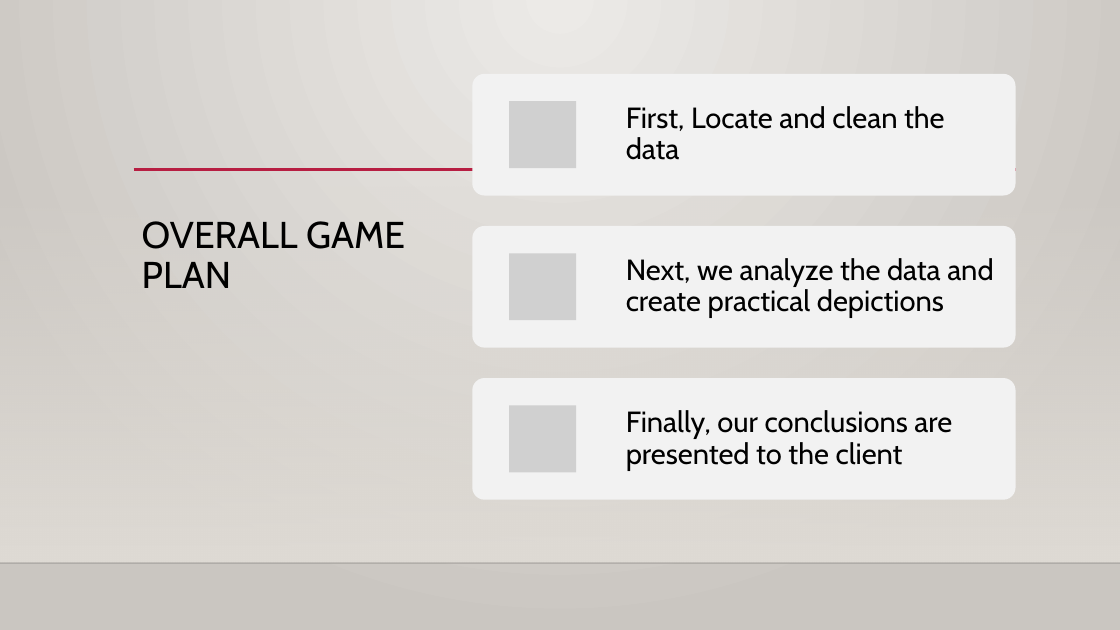
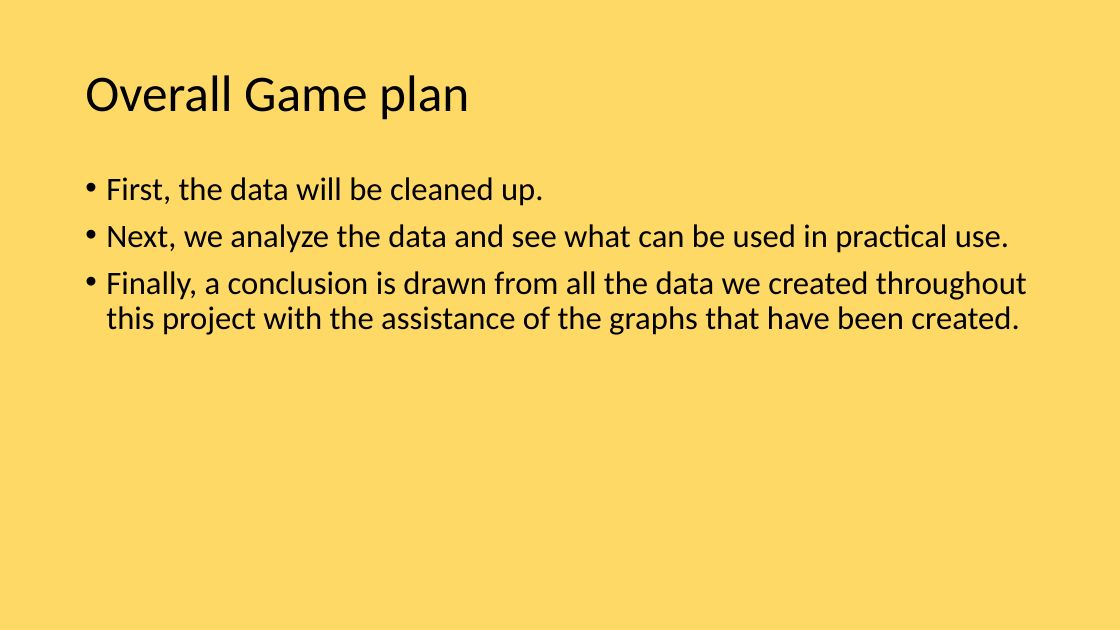
Before and after one commit to scavazos4/Project_One, a slide deck: slide 5 of Sacramento Real Estate.pptx (slide 4 before the commit). Drawn at 1120x630 pixels with LibreOffice and Linux fonts; fonts in the diff are those of the drawing; grey boxes stand for pictures; background and template pictures are left out. Boxes give left, top, right and bottom in pixels: in the first picture for what was removed or moved away, otherwise in the second. Text is boxed around its words. In the diff, an @@ line names an element or a change of style, - is before the commit and + after.

```diff
--- a/Sacramento Real Estate.pptx
+++ b/Sacramento Real Estate.pptx
@@ background gradient #ECEAE7 to #CAC7C1 to #FFD966 @@
@@ title "Overall Game plan" at (85,75,469,120): vertical alignment top to middle @@
@@ title at (85,75,469,120): text changed; size 32 to 44 pt; font Cabin to Calibri @@
-OVERALL GAME PLAN
+Overall Game plan
@@ text added at (106,177,1027,335), 28 pt, text #000000 @@
+• First, the data will be cleaned up.
+• Next, we analyze the data and see what can be used in practical use.
+• Finally, a conclusion is drawn from all the data we created throughout this project with the assistance of the graphs that have been created.
@@ line removed from (134, 170) to (1017, 170) @@
@@ rectangle removed at (0,186,1120,563) @@
@@ group removed at (472,74,1016,500): 3 rounded rectangles, 3 pictures, 3 texts @@
-First, Locate and clean the data
-Next, we analyze the data and create practical depictions
-Finally, our conclusions are presented to the client
@@ line removed from (0, 563) to (1120, 563) @@
```
Also in this commit, not shown: 4 other slides changed, 7 slides added, 9 slides removed.
